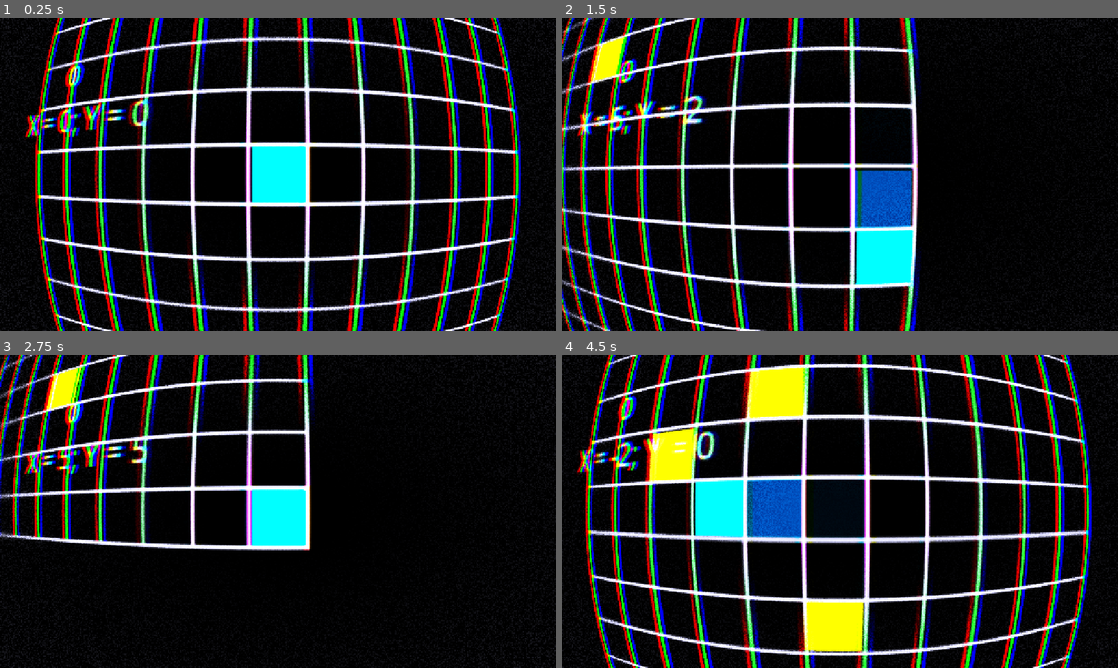
Above: before the commit, frames 1-4 (two rows, left to right).
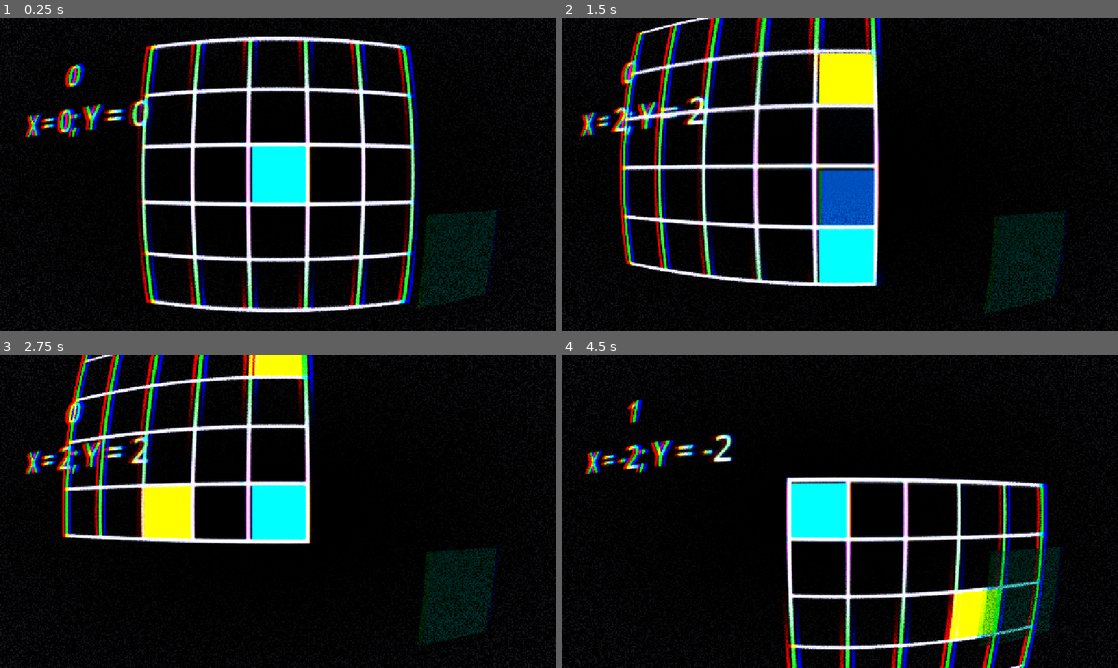
Above: after the commit, the same moments.

Repository: maseyonok421/maseyonok-sTestGameAboutPointThatCanMoveIn4DirectionsOnGrid
Game: Godot game, scene res://scenes/game.tscn
Two runs of this game, one before a commit and one after it. Both use one fixed random seed, a clock stepped at 60 frames per second and the inputs below.
Inputs:
- Up to frame 1 (0.25 s): no input
- Up to frame 2 (1.5 s): hold Right (ui_right) 0.53-1.28 s; hold Down (ui_down) from 1.28 s (still down)
- Up to frame 3 (2.75 s): release Down (ui_down) at 2.03 s; hold Right (ui_right) from 2.03 s (still down)
- Up to frame 4 (4.5 s): release Right (ui_right) at 2.78 s; hold Up (ui_up) 2.78-3.53 s; hold Left (ui_left) from 3.53 s (still down)

The runs differ from the first frame. In frame 1, 17% of the frame differs, in the area x 6-94%, y 0-100%; in frame 2, 36%; in frame 3, 16%; in frame 4, 44%, in the area x 0-100%, y 0-100%.

Commit message:
[+] Basic Lvl System

Diff:
--- a/prefabs/camera.tscn
+++ b/prefabs/camera.tscn
@@ -1,7 +1,19 @@
-[gd_scene load_steps=4 format=3 uid="uid://c2kww08j1twov"]
+[gd_scene load_steps=8 format=3 uid="uid://c2kww08j1twov"]
 
 [ext_resource type="Script" uid="uid://d0ovqlpq8v1wa" path="res://scripts/camera.gd" id="1_70n02"]
 [ext_resource type="Shader" uid="uid://d1bql1rmvfe7x" path="res://shaders/multishader.gdshader" id="7_ffi68"]
+
+[sub_resource type="Gradient" id="Gradient_6p8hw"]
+colors = PackedColorArray(0, 0, 0, 0.2509804, 0, 0, 0, 0.2509804)
+
+[sub_resource type="GradientTexture2D" id="GradientTexture2D_qwx7c"]
+gradient = SubResource("Gradient_6p8hw")
+
+[sub_resource type="Gradient" id="Gradient_6ayxh"]
+colors = PackedColorArray(0, 0.4, 0.3, 0.39215687, 0, 0.4, 0.3, 0.39215687)
+
+[sub_resource type="GradientTexture2D" id="GradientTexture2D_trxf1"]
+gradient = SubResource("Gradient_6ayxh")
 
 [sub_resource type="ShaderMaterial" id="ShaderMaterial_xymdj"]
 shader = ExtResource("7_ffi68")
@@ -35,6 +47,25 @@
 offset_bottom = -39.0
 theme_override_font_sizes/font_size = 50
 
+[node name="xpPG" type="TextureProgressBar" parent="."]
+anchors_preset = 7
+anchor_left = 0.5
+anchor_top = 1.0
+anchor_right = 0.5
+anchor_bottom = 1.0
+offset_left = 197.25
+offset_top = 54.0
+offset_right = 334.0
+offset_bottom = 192.0
+grow_horizontal = 2
+grow_vertical = 0
+value = 100.0
+rounded = true
+fill_mode = 4
+nine_patch_stretch = true
+texture_under = SubResource("GradientTexture2D_qwx7c")
+texture_progress = SubResource("GradientTexture2D_trxf1")
+
 [node name="multiShader" type="ColorRect" parent="."]
 material = SubResource("ShaderMaterial_xymdj")
 offset_left = -649.0
--- a/scripts/bgGenerator.gd
+++ b/scripts/bgGenerator.gd
@@ -1,9 +1,6 @@
 extends Sprite2D
 
-
-func _ready() -> void:
-
-	print(Global.fullCellSize)
+func drawGrid():
 
 	var width  = ( Global.fullCellSize ) \
 			   * ( Global.gridSize*2 + 1) + Global.gridLineSize-1
@@ -21,7 +18,20 @@
 
 	texture = ImageTexture.create_from_image(bgImg)
 
-	position = Vector2(
-		-Global.fullCellSize/2-Global.gridLineSize/2+0.5,
-		-Global.fullCellSize/2-Global.gridLineSize/2+0.5
-	)
+	#position = Vector2(
+		#-Global.fullCellSize/2-Global.gridLineSize/2+0.5,
+		#-Global.fullCellSize/2-Global.gridLineSize/2+0.5
+	#)
+	position = Vector2(0, 0)
+	global_position = Vector2(0, 0)
+
+
+func redraw():
+	print(global_position, ' ', position)
+	drawGrid()
+	print(global_position, ' ', position)
+
+
+func _ready() -> void:
+	drawGrid()
+	get_parent().redrawGrid.connect(redraw)
--- a/scripts/game.gd
+++ b/scripts/game.gd
@@ -1,14 +1,22 @@
 extends Node2D
 
+signal redrawGrid()
 
-# Called when the node enters the scene tree for the first time.
 func _ready() -> void:
-	$bg.position += Vector2(
-		Global.fullCellSize/2 + Global.gridLineSize/2-0.5,
-		Global.fullCellSize/2 + Global.gridLineSize/2-0.5)
+	#$bg.position += Vector2(
+		#Global.fullCellSize/2 + Global.gridLineSize/2-0.5,
+		#Global.fullCellSize/2 + Global.gridLineSize/2-0.5)
 	pass
 
 
-# Called every frame. 'delta' is the elapsed time since the previous frame.
+
 func _process(delta: float) -> void:
-	pass
+	if Global.score >= Global.xpForLevels:
+		Global.curLevel += 1
+		Global.xpForLevels += \
+		floor(Global.xpForLevels*Global.xpKoef)
+
+		if Global.curLevel == 1:
+			Global.gridSize += 1
+
+		emit_signal("redrawGrid")
--- a/singletones/GLOBAL.gd
+++ b/singletones/GLOBAL.gd
@@ -4,6 +4,9 @@
 const cellSize = 64
 var fullCellSize = gridLineSize + cellSize
 
-var gridSize = 5
+var curLevel = 0
+var xpForLevels = 5
+var xpKoef = 1.7
+var gridSize = 2
 
 var score = 0
